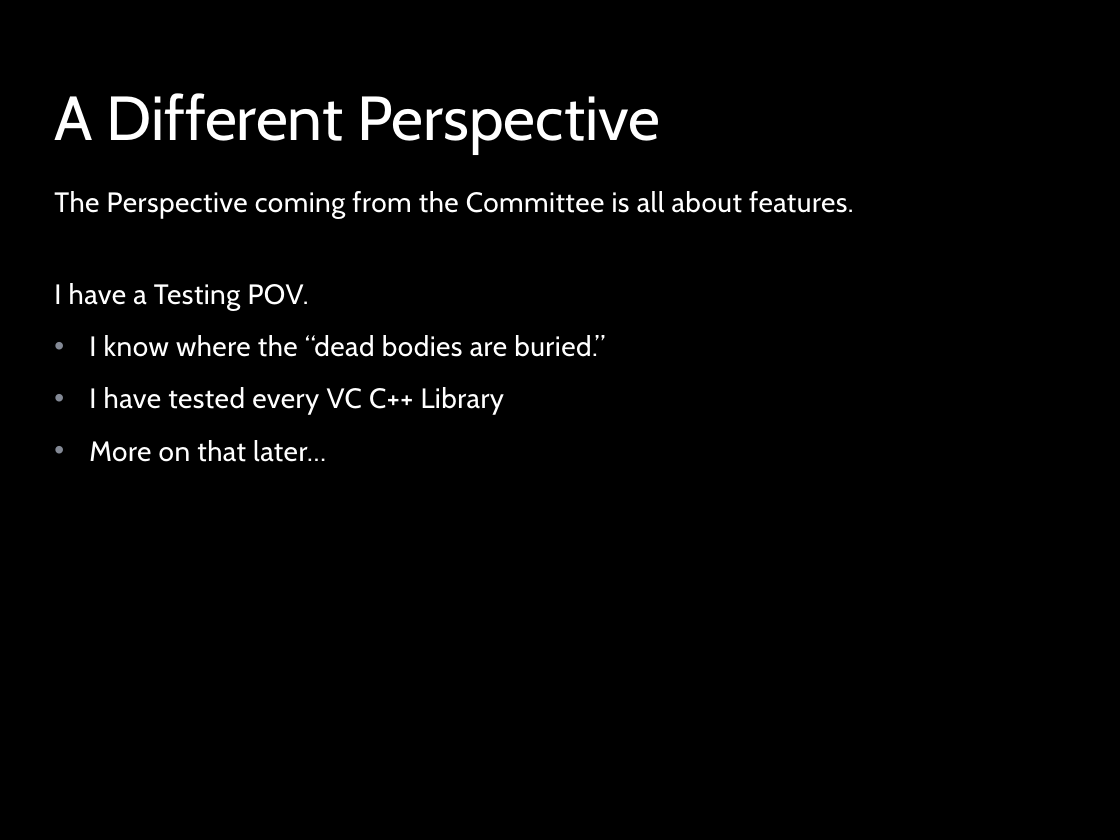
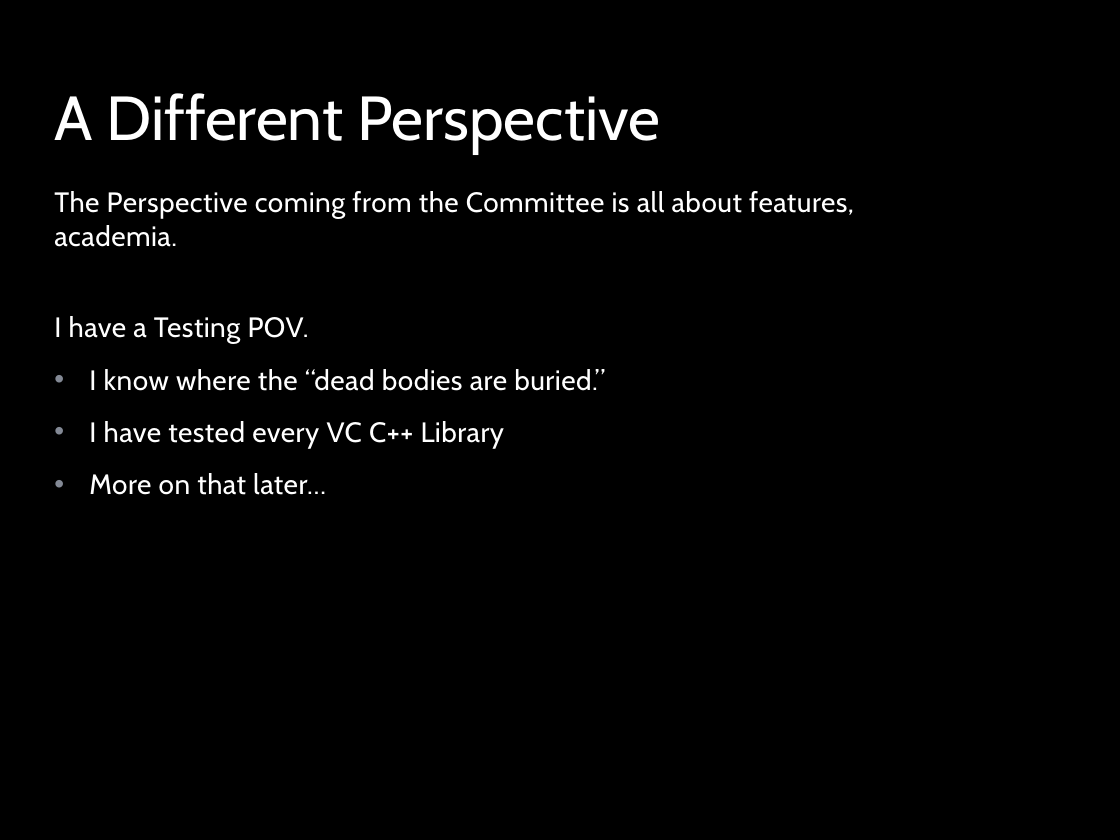
Before and after one commit to stevemac321/whyc, a slide deck: slide 8 of whyc.pptx (slide 6 before the commit). Drawn at 1120x840 pixels with LibreOffice and Linux fonts; fonts in the diff are those of the drawing; background and template pictures are left out. Boxes give left, top, right and bottom in pixels: in the first picture for what was removed or moved away, otherwise in the second. Text is boxed around its words. In the diff, an @@ line names an element or a change of style, - is before the commit and + after.

```diff
--- a/whyc.pptx
+++ b/whyc.pptx
@@ text at bbox=[54, 191, 854, 247]: text changed @@
-The Perspective coming from the Committee is all about features.
+The Perspective coming from the Committee is all about features, academia.
```
Also in this commit, not shown: 6 other slides changed, 4 slides added, 2 slides removed.
